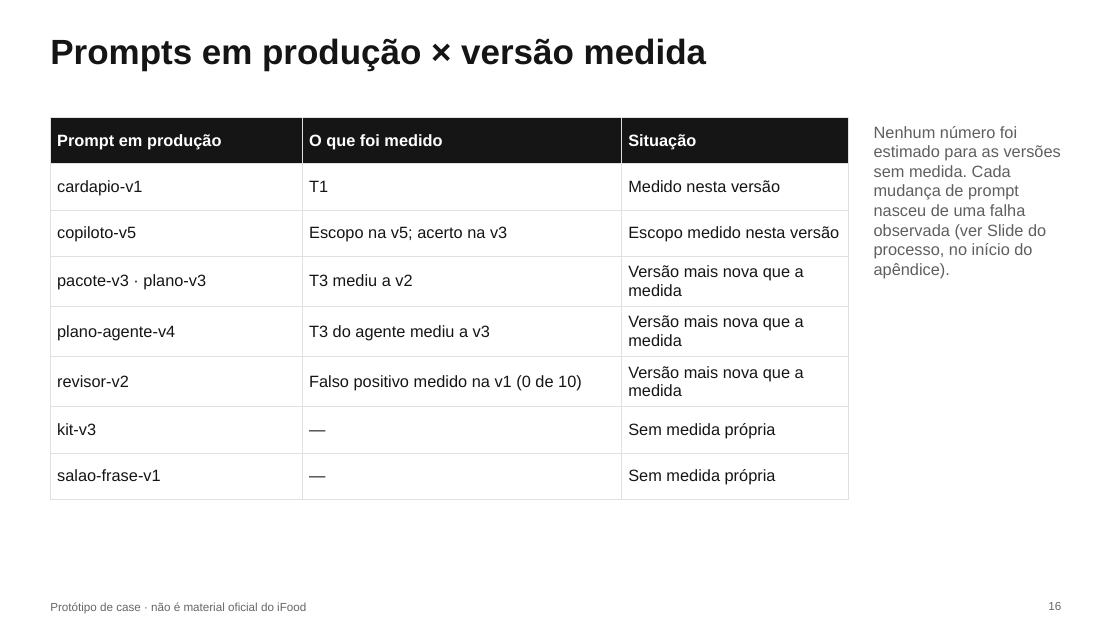
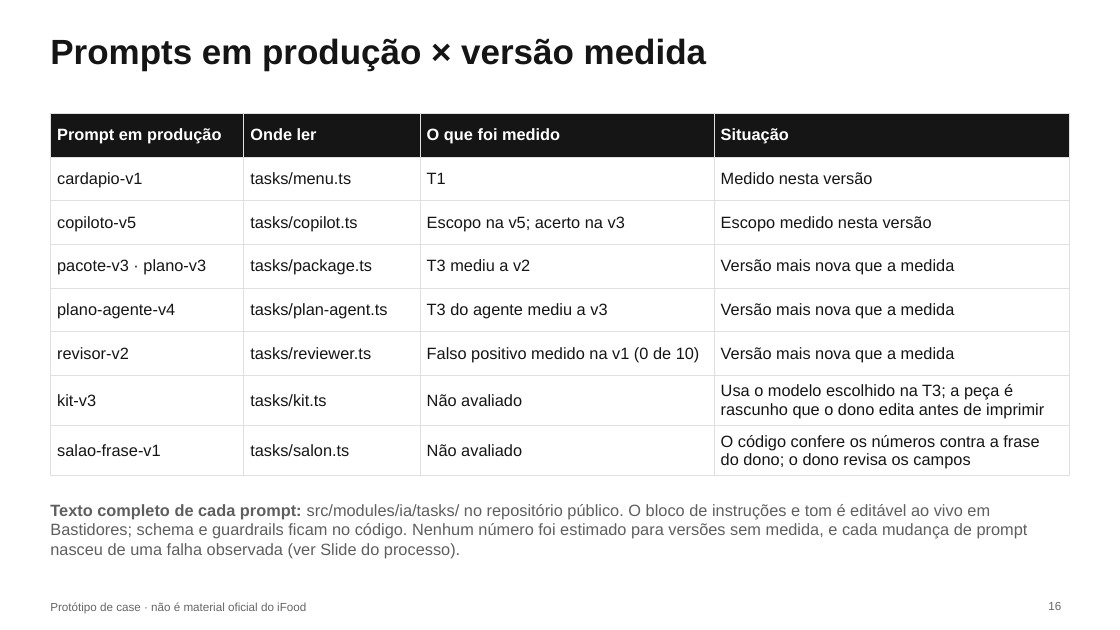
Before and after one commit to mateusferrao/comer-fora-no-salao, a slide deck: slide 16 of docs/entrega/apresentacao.pptx. Drawn at 1120x630 pixels with LibreOffice and Linux fonts; fonts in the diff are those of the drawing. Boxes give left, top, right and bottom in pixels: in the first picture for what was removed or moved away, otherwise in the second. Text is boxed around its words. In the diff, an @@ line names an element or a change of style, - is before the commit and + after.

```diff
--- a/docs/entrega/apresentacao.pptx
+++ b/docs/entrega/apresentacao.pptx
@@ table at bbox=[50, 113, 1070, 473] @@
-column 2: O que foi medido | T1 | Escopo na v5; acerto na v3 | T3 mediu a v2 | T3 do agente mediu a v3 | Falso positivo medido na v1 (0 de 10) | — | —
-column 3: Situação | Medido nesta versão | Escopo medido nesta versão | Versão mais nova que a medida | Versão mais nova que a medida | Versão mais nova que a medida | Sem medida própria | Sem medida própria
+column 2: Onde ler | tasks/menu.ts | tasks/copilot.ts | tasks/package.ts | tasks/plan-agent.ts | tasks/reviewer.ts | tasks/kit.ts | tasks/salon.ts
+column 3: O que foi medido | T1 | Escopo na v5; acerto na v3 | T3 mediu a v2 | T3 do agente mediu a v3 | Falso positivo medido na v1 (0 de 10) | Não avaliado | Não avaliado
+column 4: Situação | Medido nesta versão | Escopo medido nesta versão | Versão mais nova que a medida | Versão mais nova que a medida | Versão mais nova que a medida | Usa o modelo escolhido na T3; a peça é rascunho que o dono edita antes de imprimir | O código confere os números contra a frase do dono; o dono revisa os campos
@@ table: place and size @@
-table at bbox=[50, 118, 849, 489]
+table at bbox=[50, 113, 1070, 473]
@@ text at bbox=[50, 504, 1028, 559]: text changed @@
-Nenhum número foi estimado para as versões sem medida. Cada mudança de prompt nasceu de uma falha observada (ver Slide do processo, no início do apêndice).
+Texto completo de cada prompt: src/modules/ia/tasks/ no repositório público. O bloco de instruções e tom é editável ao vivo em Bastidores; schema e guardrails ficam no código. Nenhum número foi estimado para versões sem medida, e cada mudança de prompt nasceu de uma falha observada (ver Slide do processo).
```
Also in this commit, not shown: 2 other files.
